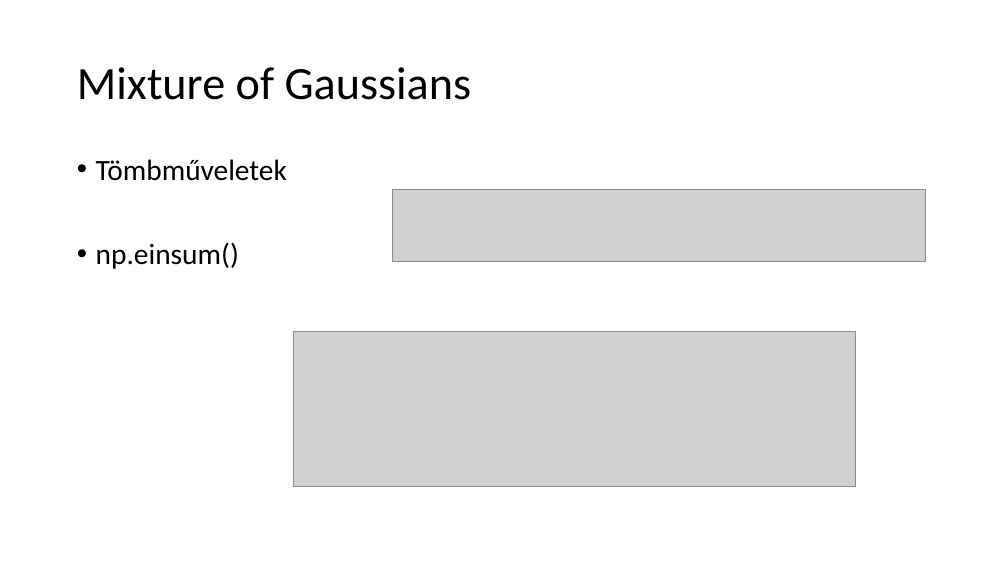
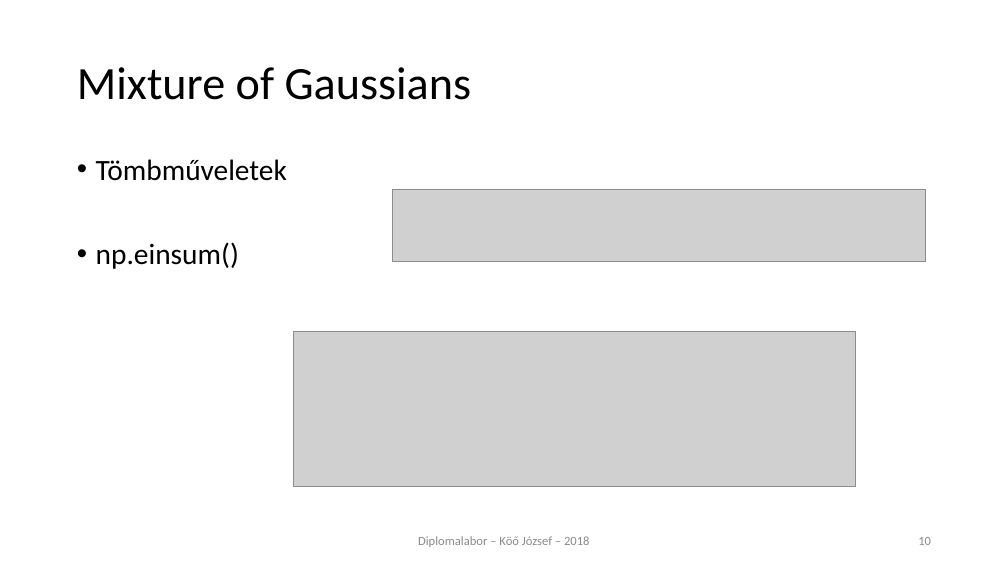
Before and after one commit to koojozsef/Szakdolgozat_PE, a slide deck: slide 10 of 01_doc/presentation_koo_jozsef.pptx. Drawn at 1008x567 pixels with LibreOffice and Linux fonts; fonts in the diff are those of the drawing; grey boxes stand for pictures. Boxes give left, top, right and bottom in pixels: in the first picture for what was removed or moved away, otherwise in the second. Text is boxed around its words. In the diff, an @@ line names an element or a change of style, - is before the commit and + after.

```diff
--- a/01_doc/presentation_koo_jozsef.pptx
+++ b/01_doc/presentation_koo_jozsef.pptx
@@ text added at <box>418,536,590,547</box>, 12 pt, text #8C8C8C @@
+Diplomalabor – Köő József – 2018
@@ page number added at <box>918,537,931,545</box>, 12 pt, text #8C8C8C @@
+10
```
Also in this commit, not shown: 15 other slides changed, 1 slide added, 1 slide removed.
